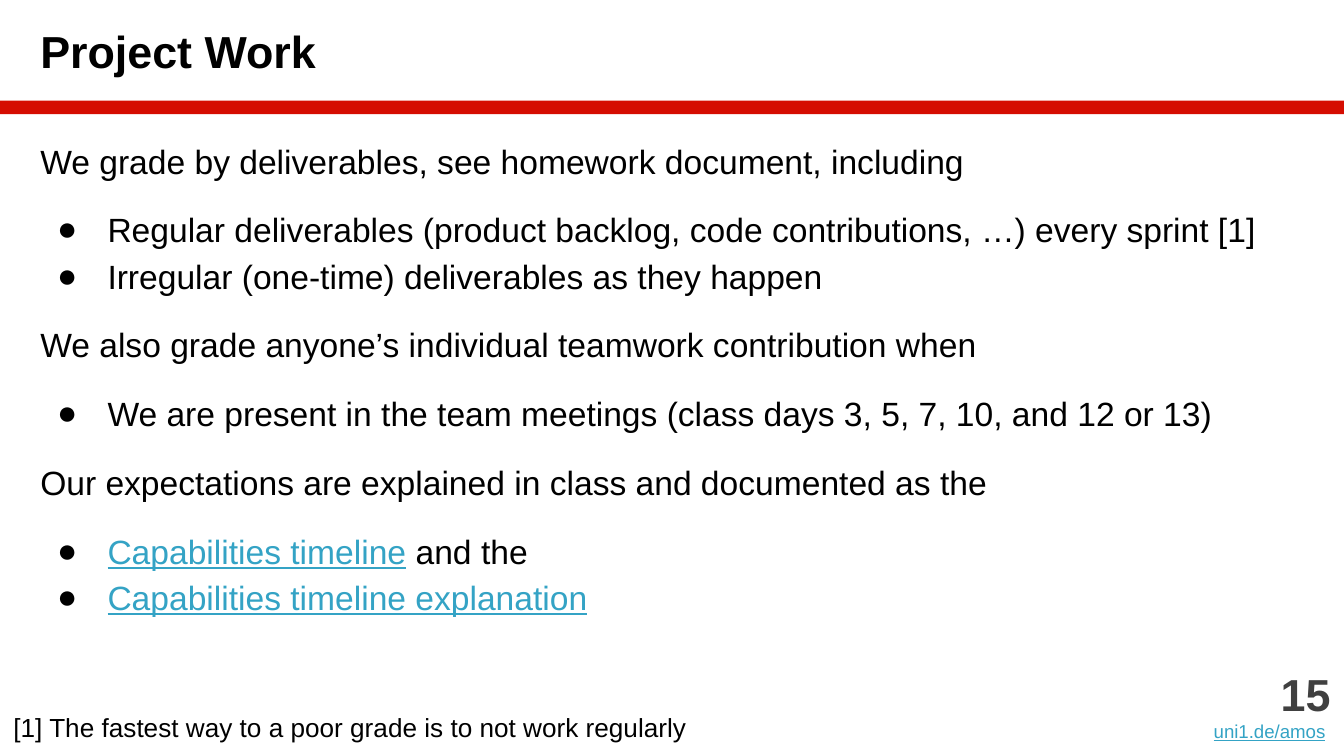
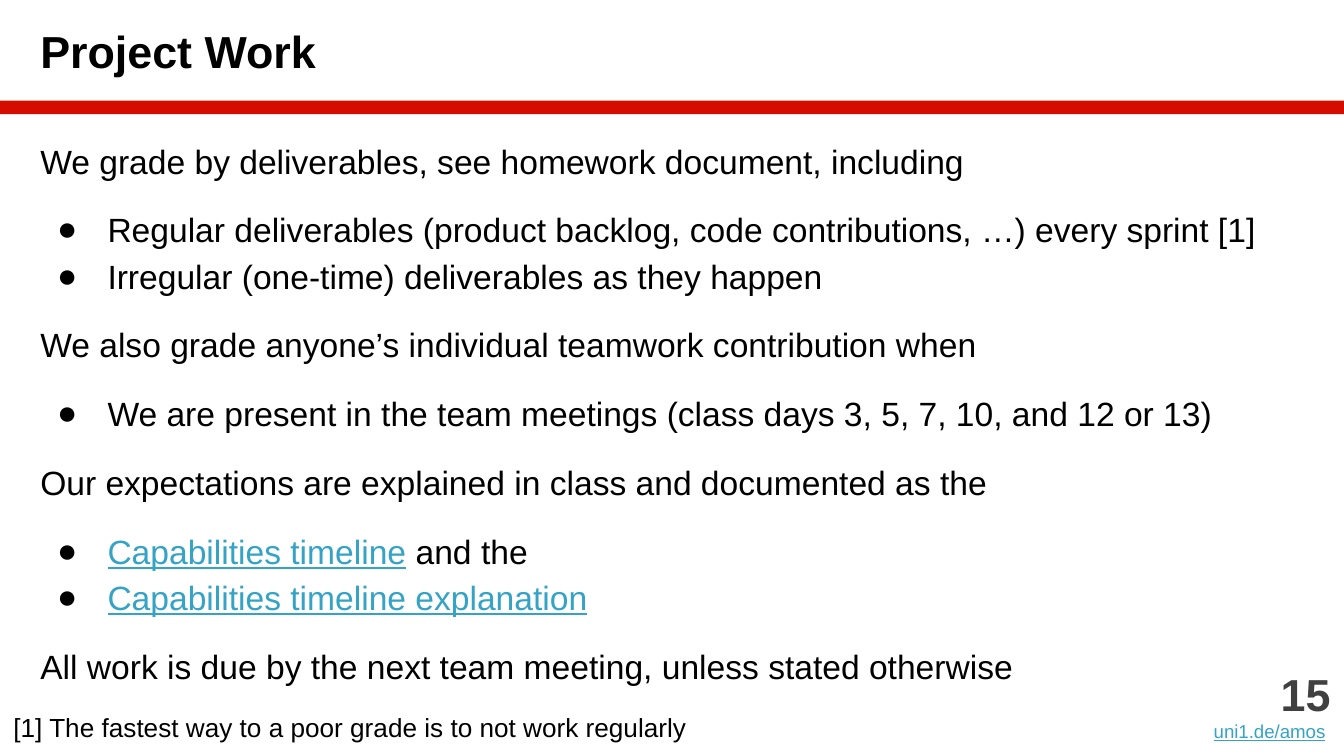
Before and after one commit to dirkriehle/amos-course, a slide deck: slide 15 of Lecture slides/AMOS A01 - Introduction.pptx. Drawn at 1344x756 pixels with LibreOffice and Linux fonts; fonts in the diff are those of the drawing. Boxes give left, top, right and bottom in pixels: in the first picture for what was removed or moved away, otherwise in the second. Text is boxed around its words. In the diff, an @@ line names an element or a change of style, - is before the commit and + after.

```diff
--- a/Lecture slides/AMOS A01 - Introduction.pptx
+++ b/Lecture slides/AMOS A01 - Introduction.pptx
@@ text at (x1=40, y1=654, x2=1013, y2=685): paragraph added @@
+All work is due by the next team meeting, unless stated otherwise
```
Also in this commit, not shown: 10 other files.
